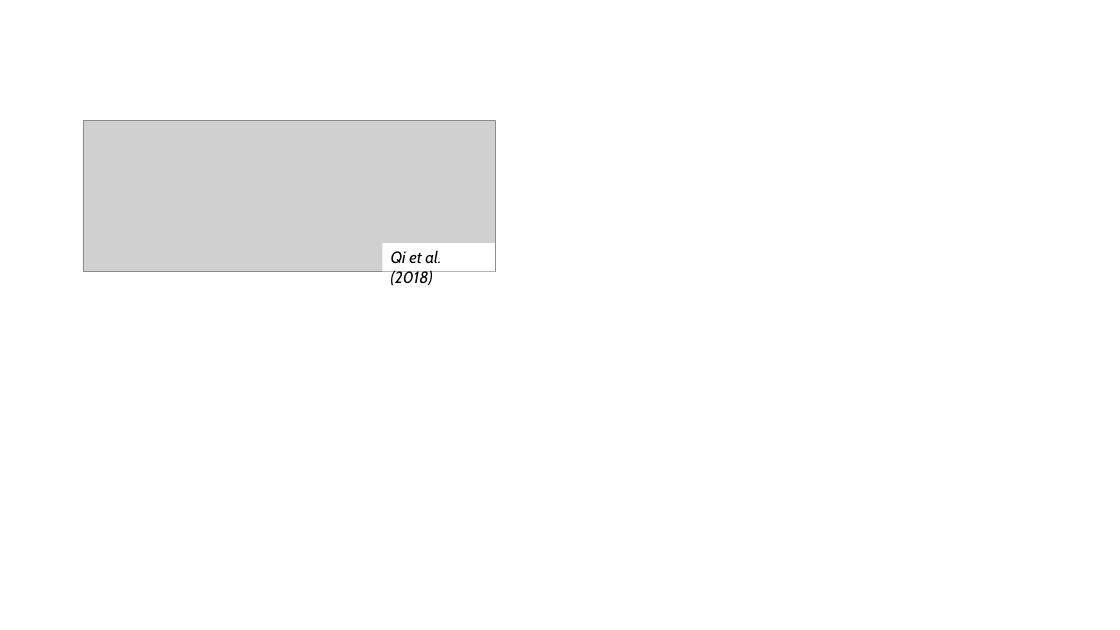
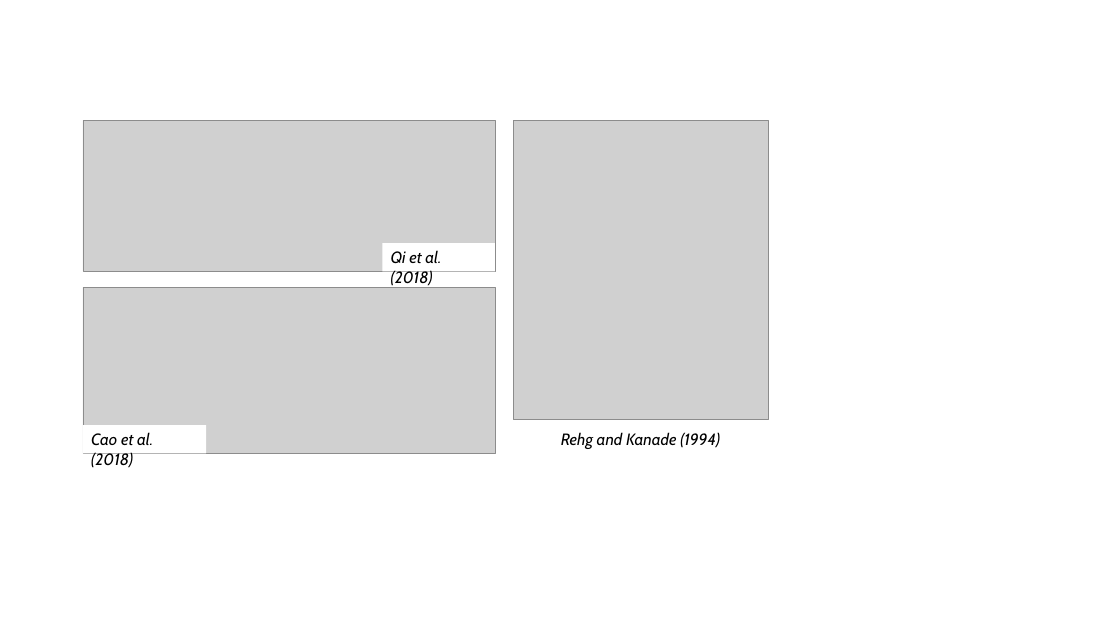
Before and after one commit to BrownCSCI2952K/browncsci2952k.github.io, a slide deck: slide 1 of images/teaser.pptx. Drawn at 1120x630 pixels with LibreOffice and Linux fonts; fonts in the diff are those of the drawing; grey boxes stand for pictures. Boxes give left, top, right and bottom in pixels: in the first picture for what was removed or moved away, otherwise in the second. Text is boxed around its words. In the diff, an @@ line names an element or a change of style, - is before the commit and + after.

```diff
--- a/images/teaser.pptx
+++ b/images/teaser.pptx
@@ picture added at bbox=[513, 120, 768, 420] @@
@@ picture added at bbox=[83, 287, 496, 454] @@
@@ rectangle added at bbox=[83, 425, 207, 454], fill #FFFFFF, 14 pt, text #000000, italic @@
+Cao et al. (2018)
@@ text added at bbox=[561, 432, 720, 449], 14 pt, text #000000, italic @@
+Rehg and Kanade (1994)
```
Also in this commit, not shown: 3 other files.
